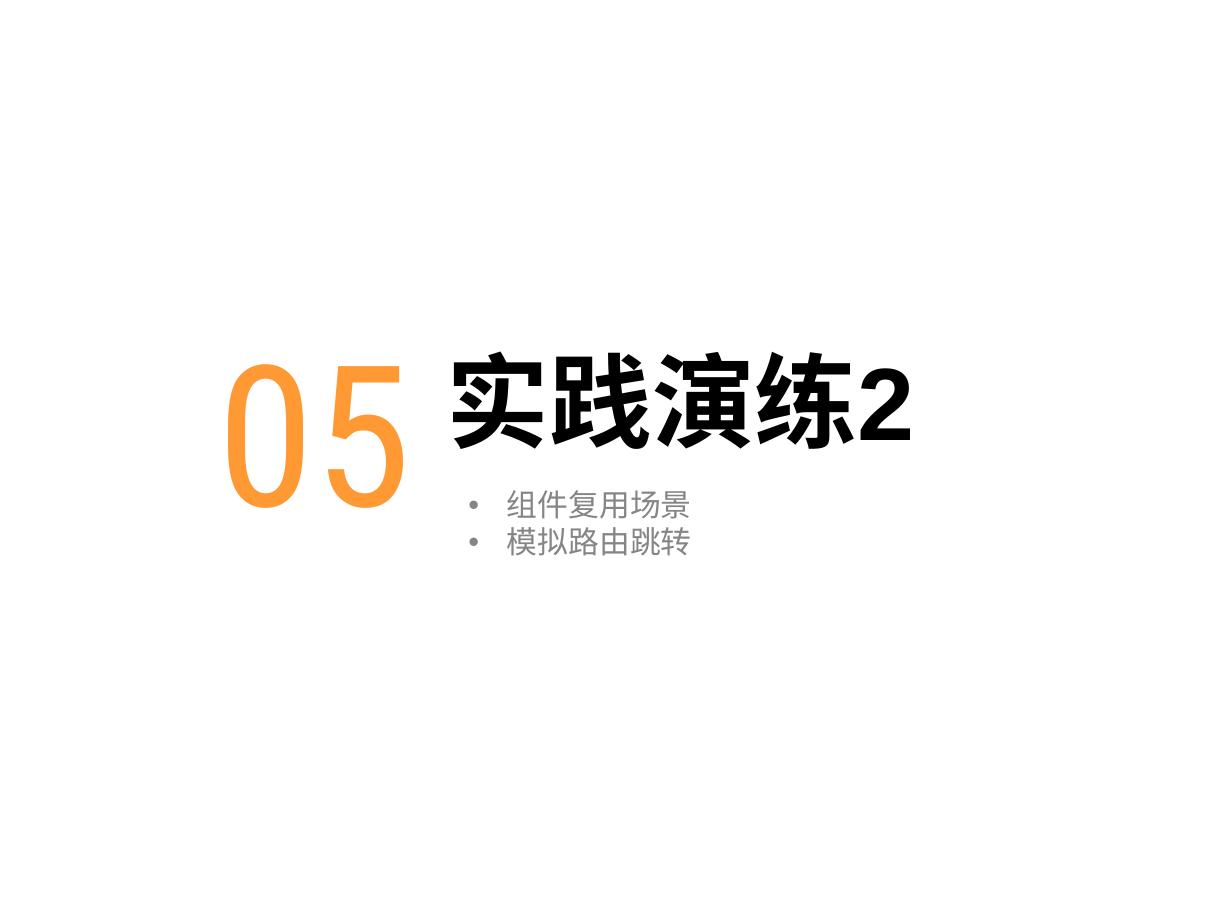
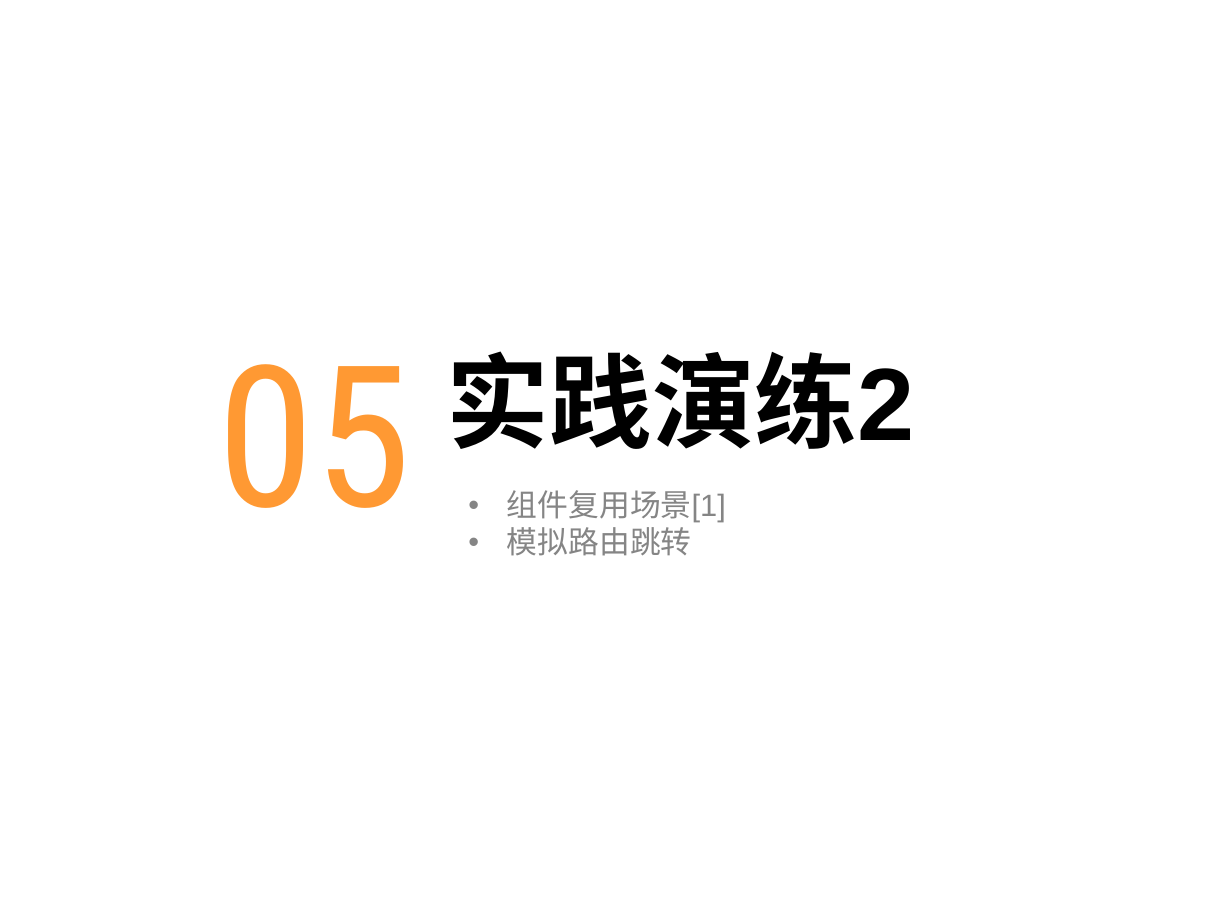
Before and after one commit to chenqiuli/JY_Peixun_1, a slide deck: slide 26 of PPT内容.pptx. Drawn at 1232x924 pixels with LibreOffice and Linux fonts; fonts in the diff are those of the drawing; background and template pictures are left out. Boxes give left, top, right and bottom in pixels: in the first picture for what was removed or moved away, otherwise in the second. Text is boxed around its words. In the diff, an @@ line names an element or a change of style, - is before the commit and + after.

```diff
--- a/PPT内容.pptx
+++ b/PPT内容.pptx
@@ text at bbox=[507, 490, 726, 523]: text changed @@
-  • 组件复用场景
+  • 组件复用场景[1]
```
Also in this commit, not shown: 5 other slides changed.
